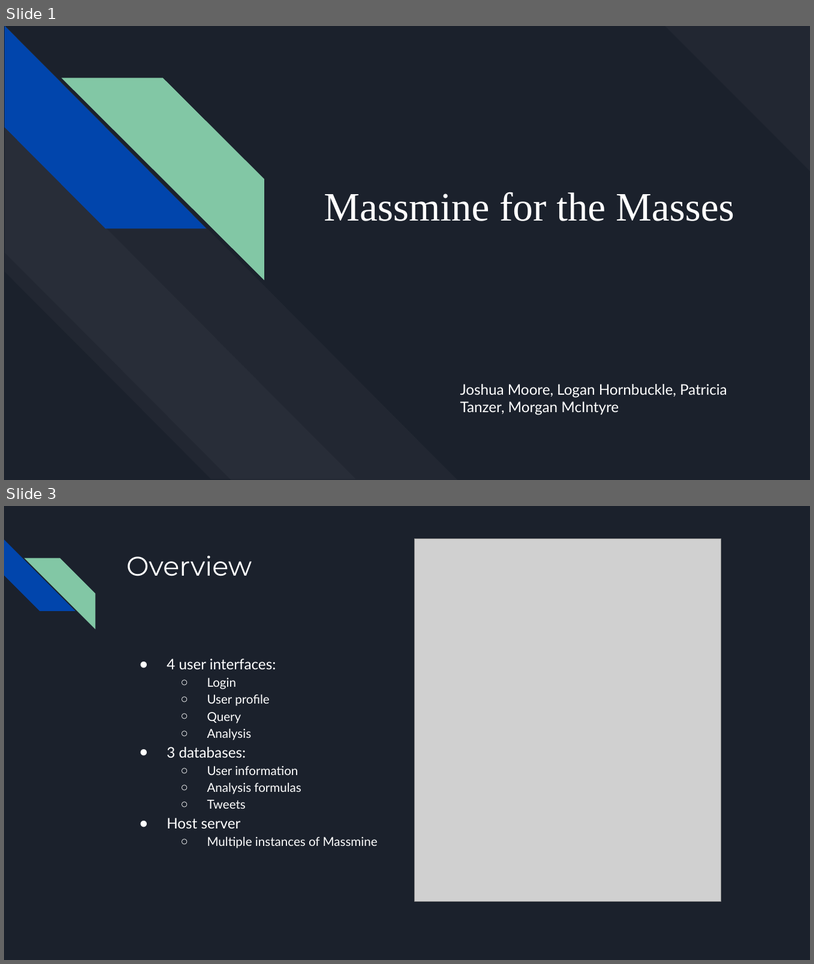
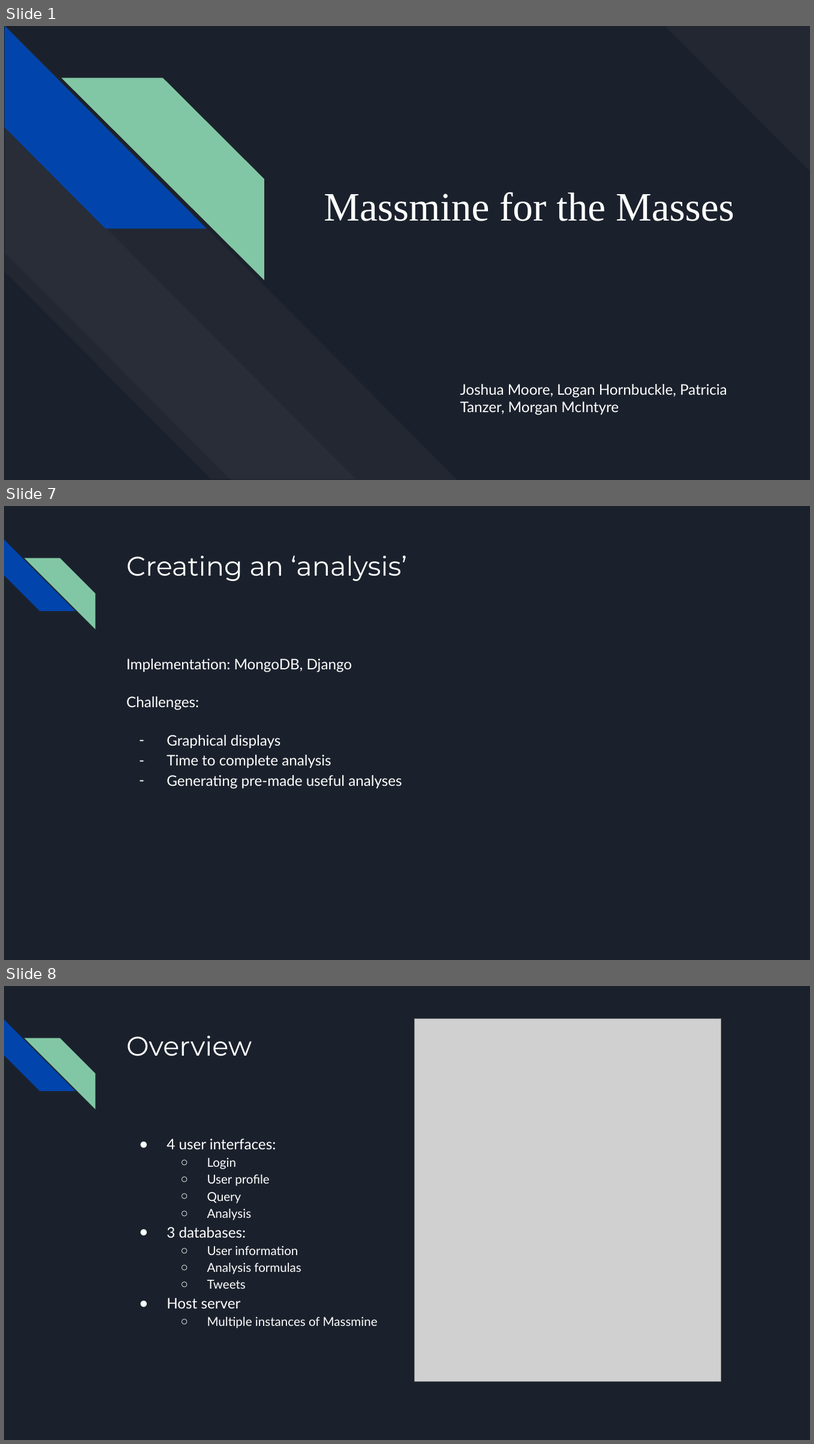
Before and after one commit to JoshCMoore/Massmine-for-the-Masses, a slide deck: documentation/slides/PresentationFeb7.pptx. Shown one above the other, each under a label of ours: slides 1 and 3 before the commit, slides 1, 7 and 8 after it; the slides between them are not shown. The pictures are 814x964 and 814x1444 pixels, drawn with LibreOffice and Linux fonts; fonts in the diff are those of the drawing; grey boxes stand for pictures. Boxes give left, top, right and bottom in pixels: in the first picture for what was removed or moved away, otherwise in the second. Text is boxed around its words. In the diff, an @@ line names an element or a change of style, - is before the commit and + after.

```diff
--- a/documentation/slides/PresentationFeb7.pptx
+++ b/documentation/slides/PresentationFeb7.pptx
@@ slide 7 added at box(4, 506, 810, 960), background #1B212C; not listed: 2 template elements that a slide beside it also shows @@
@@ title added at box(126, 555, 407, 581), 24 pt, text #FFFFFF @@
+Creating an ‘analysis’
@@ text added at box(126, 658, 402, 789), 13 pt, text #FFFFFF @@
+Implementation: MongoDB, Django
+Challenges:
+– Graphical displays
+– Time to complete analysis
+– Generating pre-made useful analyses
@@ what was slide 3 is now slide 8 @@
```
Also in this commit, not shown: 2 slides changed, 4 other slides added, 2 slides removed.
